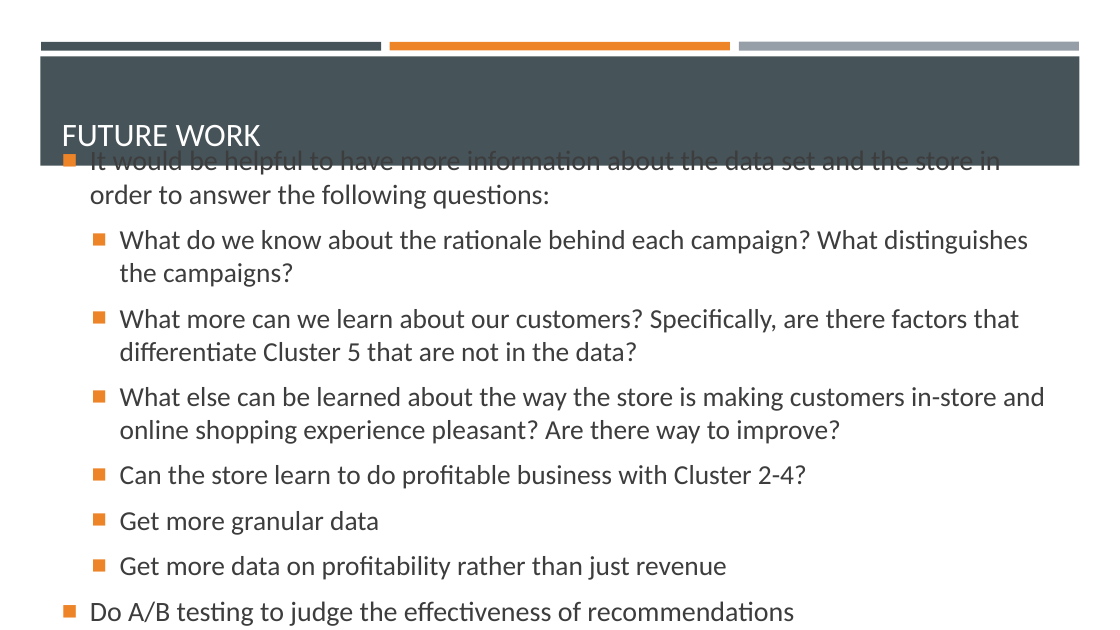
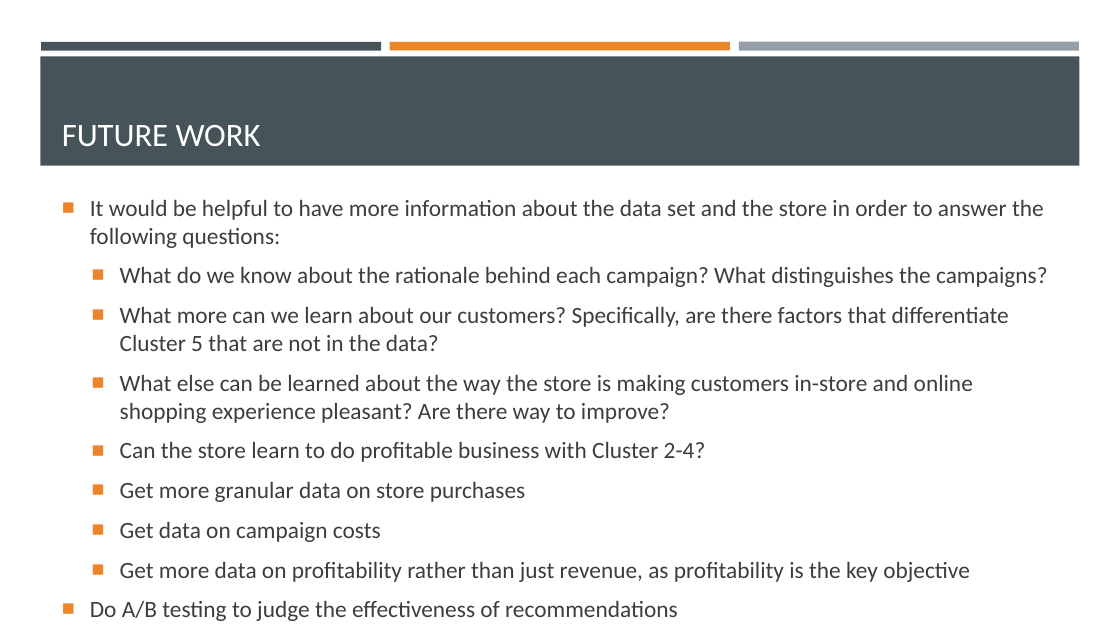
Before and after one commit to dapopov-st/store-customer-segmentation, a slide deck: slide 31 of Customer-Segmentation-Presentation.pptx (slide 30 before the commit). Drawn at 1120x630 pixels with LibreOffice and Linux fonts; fonts in the diff are those of the drawing. Boxes give left, top, right and bottom in pixels: in the first picture for what was removed or moved away, otherwise in the second. Text is boxed around its words. In the diff, an @@ line names an element or a change of style, - is before the commit and + after.

```diff
--- a/Customer-Segmentation-Presentation.pptx
+++ b/Customer-Segmentation-Presentation.pptx
@@ text at (90, 200, 1048, 621): size 24 to 20 pt in "It would be helpful to have more ...", "Do A/B testing to judge the effectiveness ..."; size 23.5 to 20 pt in "What do we know about the rationale ...", "What more can we learn about our ...", "What else can be learned about the ...", "Can the store learn to do profitable ..." @@
@@ text at (120, 482, 970, 582): text changed; size 23.5 to 20 pt @@
-  ■ Get more granular data
-  ■ Get more data on profitability rather than just revenue
+  ■ Get more granular data on store purchases
+  ■ Get data on campaign costs
+  ■ Get more data on profitability rather than just revenue, as profitability is the key objective
```
Also in this commit, not shown: 1 other slide changed, 1 slide added, 1 other file.
